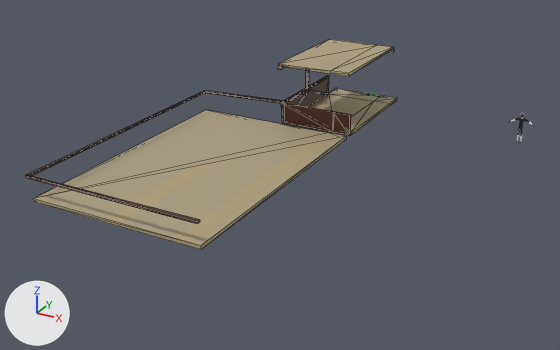
Before and after pictures for a commit that changed the glTF model blender/finger.glb.
Both versions are drawn from a camera (50 mm lens) standing at (18.8, -47.2, 17.8) and looking at (-1.5, -10.2, -0.7). The axes (+X, +Y, +Z) are drawn at lower left. The lights are the same throughout. Mesh edges are drawn as thin lines on the coarser meshes. Where no turn or scale is listed for an object, it has been applied to the vertices. Vertices at the same position are counted once.

Script lines for the objects in view, before the commit:
```python
me_cube_002 = bpy.data.meshes.new('Cube.002')
me_cube_002.from_pydata(...)  # 110 vertices, 212 faces; spans x -10.9..0.0, y -21.0..4.9, z -0.2..4.2
# faces by material slot: [76, 136]
me_cube_002.materials.append(mat_wall_2)  # picture img_wall
me_cube_002.materials.append(mat_wood)  # brown #46250f
ob_shooting_range = bpy.data.objects.new('shooting_range', me_cube_002)
ob_shooting_range.location = (0.0, 0.0, 0.0)
```
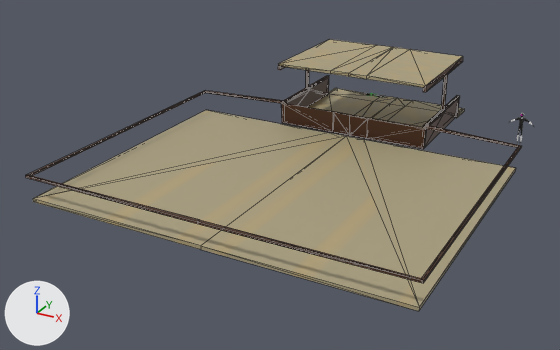
Changed parts and their boxes (x1, y1, x2, y2) in the pictures (560 x 350 px):
```json
{"object": "shooting_range", "change": "reshaped", "before": [25, 39, 397, 249], "after": [25, 39, 522, 311], "on screen": "34% wider, 29% taller"}
{"part": 1, "of": "me_cube_002", "change": "added", "after": [197, 47, 522, 311], "on screen": "beige"}
```

Edits to the scene script, one JSON object a line:
```json
{"block": "me_cube_002", "where": "# used by ob_shooting_range; location = (0.0, 0.0, 0.0)"}
{"op": "remove", "block": "me_cube_002", "code": "me_cube_002.from_pydata(...)  # 110 vertices, 212 faces; spans x -10.9..0.0, y -21.0..4.9, z -0.2..4.2"}
{"op": "add", "block": "me_cube_002", "code": "me_cube_002.from_pydata(...)  # 196 vertices, 408 faces; spans x -10.9..10.9, y -21.0..4.9, z -0.2..4.2"}
{"block": "me_cube_002", "change": "me_cube_002 part 1"}
{"block": "me_cube_002", "change": "58 vertices are added at x 1.2..10.9, y -20.9..4.9, z -0.2..4.1"}
{"block": "me_cube_002", "change": "17 new vertices lie (1.2, 0.0, 0.0) away from vertices in x 0.0, y -4.2..4.9, z -0.2..4.2"}
{"block": "me_cube_002", "change": "11 new vertices lie (3.6, 0.0, 0.0) away from vertices in x 1.2, y -4.2..4.9, z -0.2..4.0"}
{"block": "me_cube_002", "change": "66 new faces join them, mat_wall_2 (picture img_wall)"}
{"block": "me_cube_002", "change": "130 new faces join them, mat_wood (brown #46250f)"}
```
